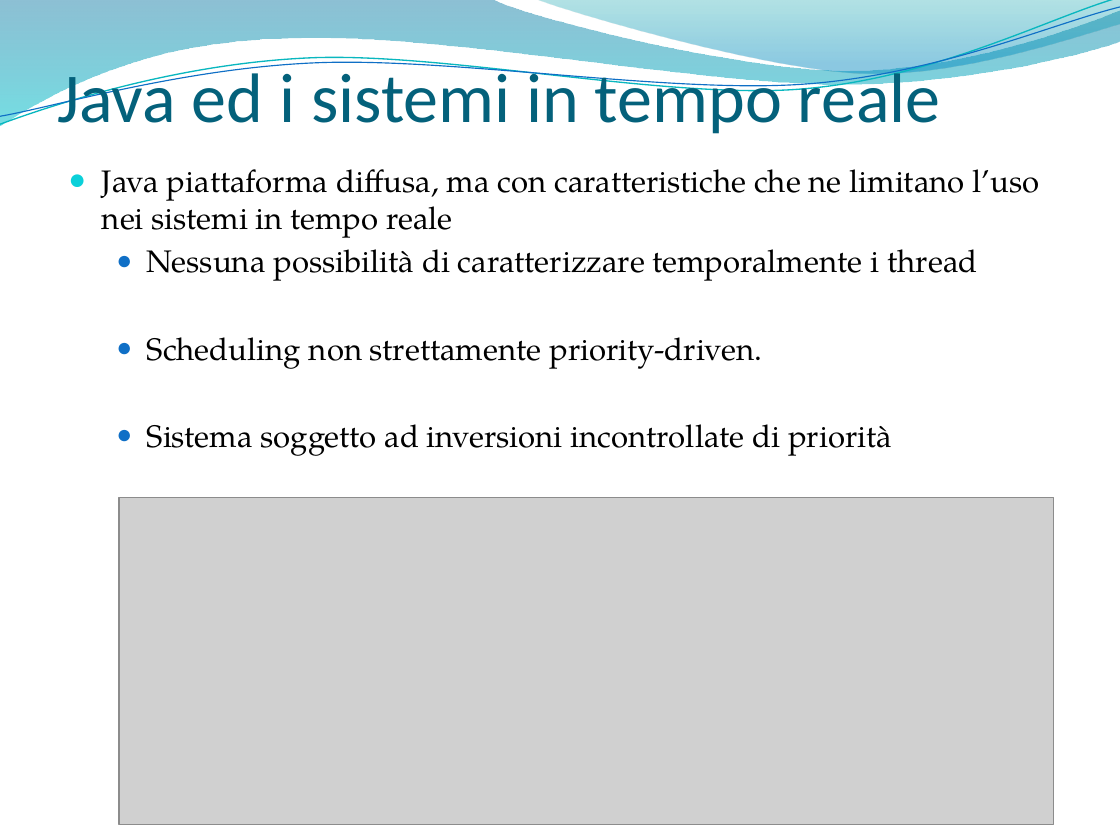
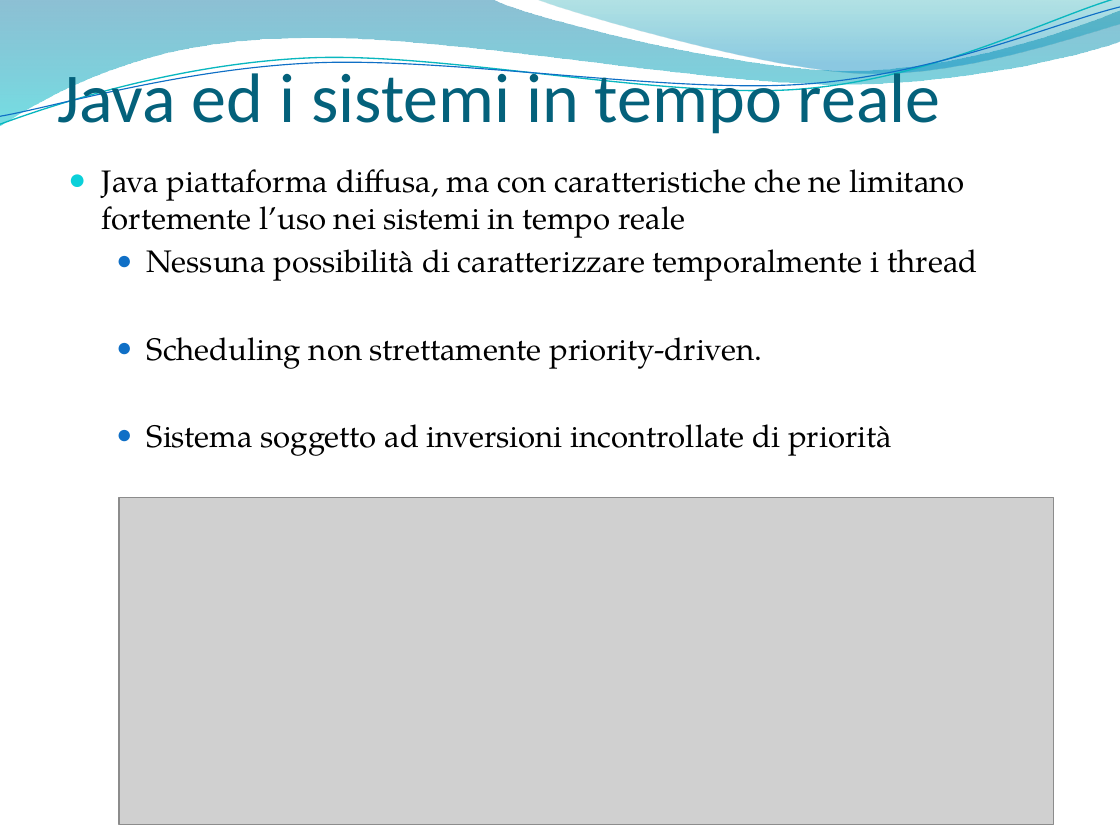
Before and after one commit to marconanni/provejavarealtime, a slide deck: slide 4 of SolarisNetBeansProjects/parti tesi/bozza presentazione.pptx. Drawn at 1120x840 pixels with LibreOffice and Linux fonts; fonts in the diff are those of the drawing; grey boxes stand for pictures; background and template pictures are left out. Boxes give left, top, right and bottom in pixels: in the first picture for what was removed or moved away, otherwise in the second. Text is boxed around its words. In the diff, an @@ line names an element or a change of style, - is before the commit and + after.

```diff
--- a/SolarisNetBeansProjects/parti tesi/bozza presentazione.pptx
+++ b/SolarisNetBeansProjects/parti tesi/bozza presentazione.pptx
@@ text at [102, 169, 965, 238]: text changed @@
-● Java piattaforma diffusa, ma con caratteristiche che ne limitano l’uso nei sistemi in tempo reale
+● Java piattaforma diffusa, ma con caratteristiche che ne limitano fortemente l’uso nei sistemi in tempo reale
```
Also in this commit, not shown: 10 other slides changed, 2 other files.
